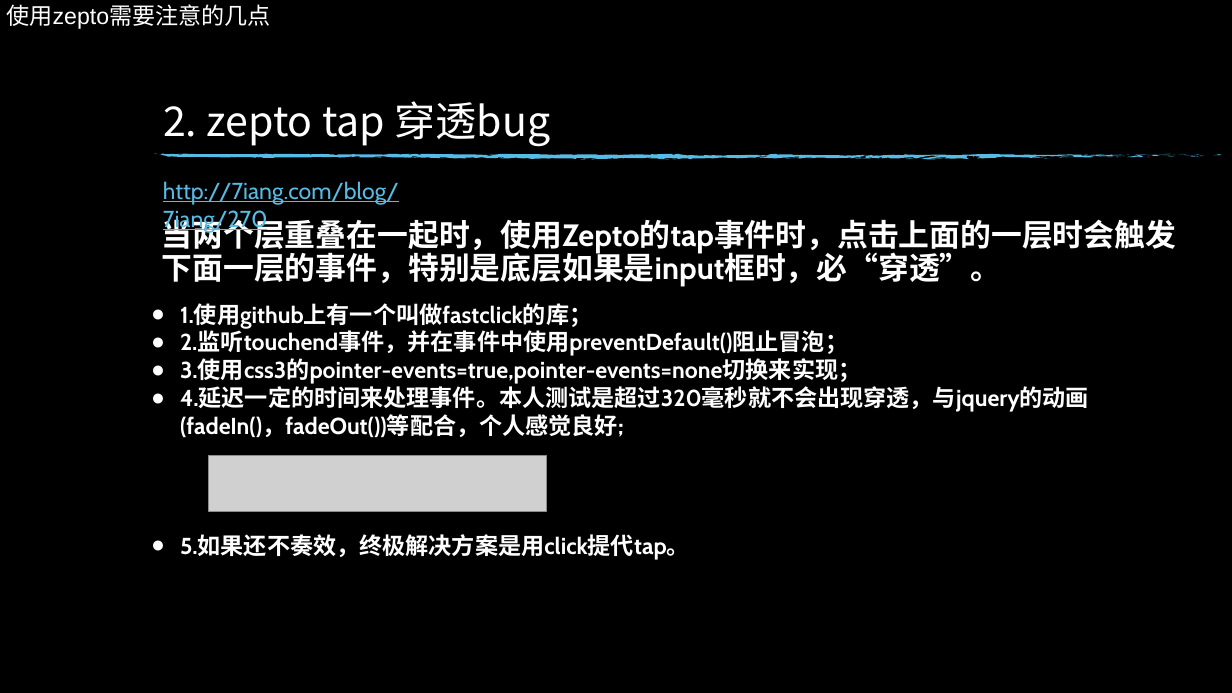
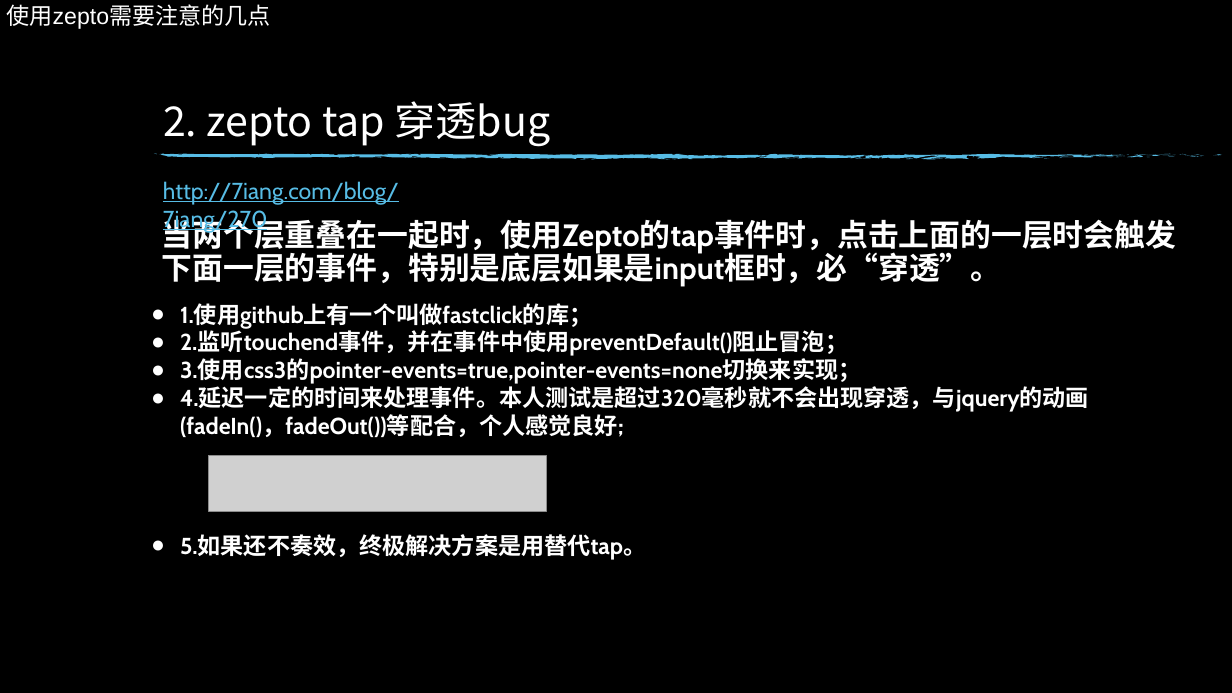
Before and after one commit to xiaotianxia/entern, a slide deck: slide 23 of zeptoVSjquery.pptx. Drawn at 1232x693 pixels with LibreOffice and Linux fonts; fonts in the diff are those of the drawing; grey boxes stand for pictures; background and template pictures are left out. Boxes give left, top, right and bottom in pixels: in the first picture for what was removed or moved away, otherwise in the second. Text is boxed around its words. In the diff, an @@ line names an element or a change of style, - is before the commit and + after.

```diff
--- a/zeptoVSjquery.pptx
+++ b/zeptoVSjquery.pptx
@@ text at (180, 534, 646, 560): text changed @@
-● 5.如果还不奏效，终极解决方案是用click提代tap。
+● 5.如果还不奏效，终极解决方案是用替代tap。
```
Also in this commit, not shown: 6 other slides changed, 1 other file.
